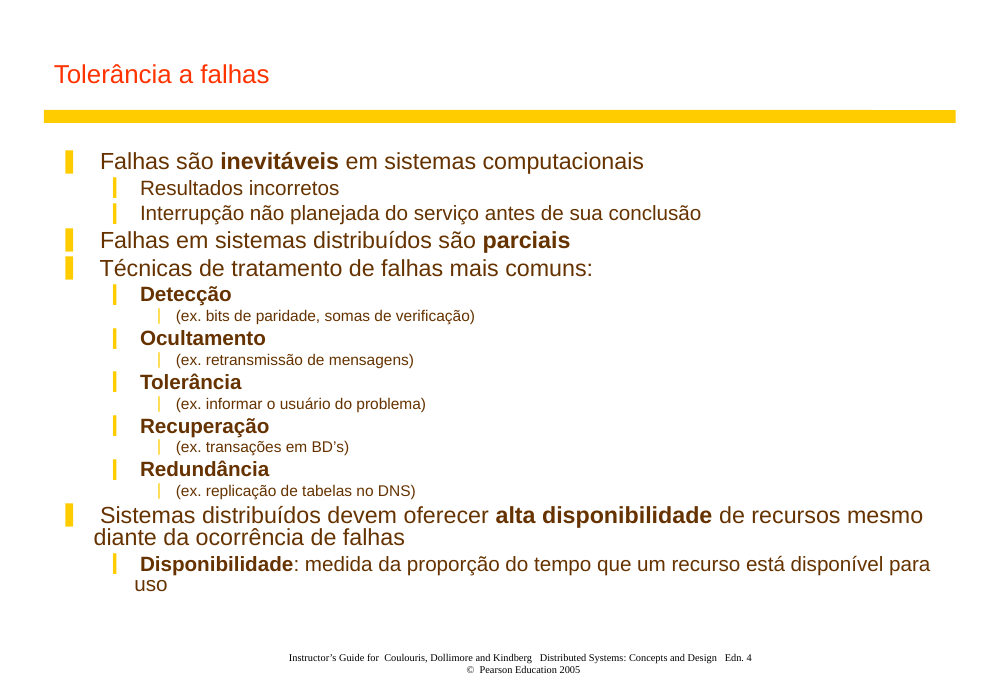
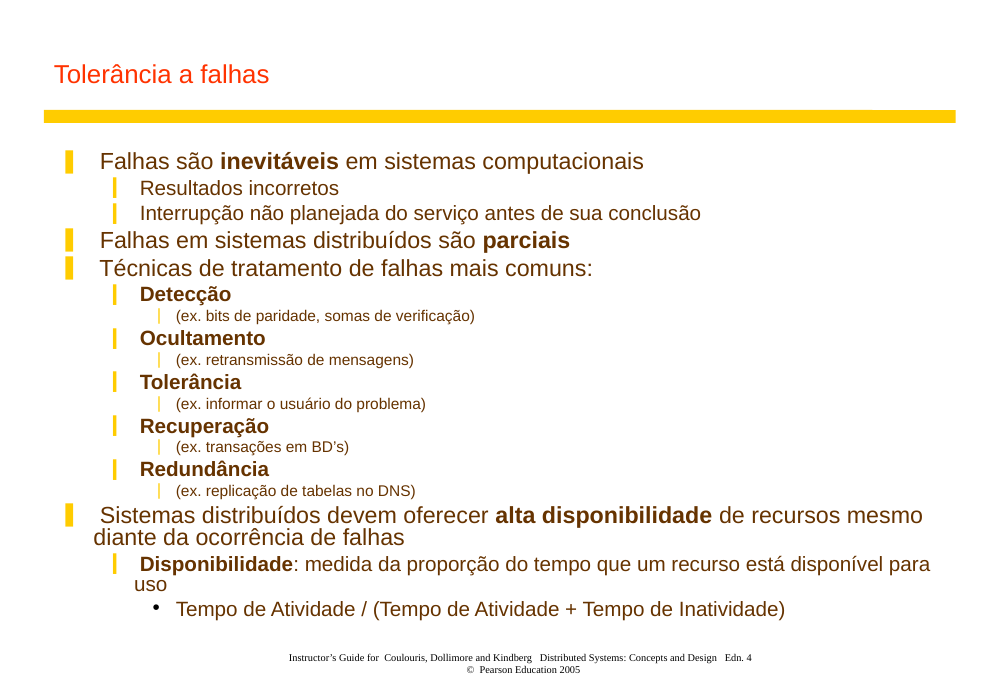
Before and after one commit to jeffersoncarvalho/ufc_2022_2, a slide deck: slide 18 of SD/01-Chapter 1 slides-mdo.ppt. Drawn at 1008x698 pixels with LibreOffice and Linux fonts; fonts in the diff are those of the drawing. Boxes give left, top, right and bottom in pixels: in the first picture for what was removed or moved away, otherwise in the second. Text is boxed around its words. In the diff, an @@ line names an element or a change of style, - is before the commit and + after.

```diff
--- a/SD/01-Chapter 1 slides-mdo.ppt
+++ b/SD/01-Chapter 1 slides-mdo.ppt
@@ text at (93,152,930,592): indent changed @@
@@ text at (176,601,786,620): paragraph added @@
+    • Tempo de Atividade / (Tempo de Atividade + Tempo de Inatividade)
```
Also in this commit, not shown: 20 other slides changed.
